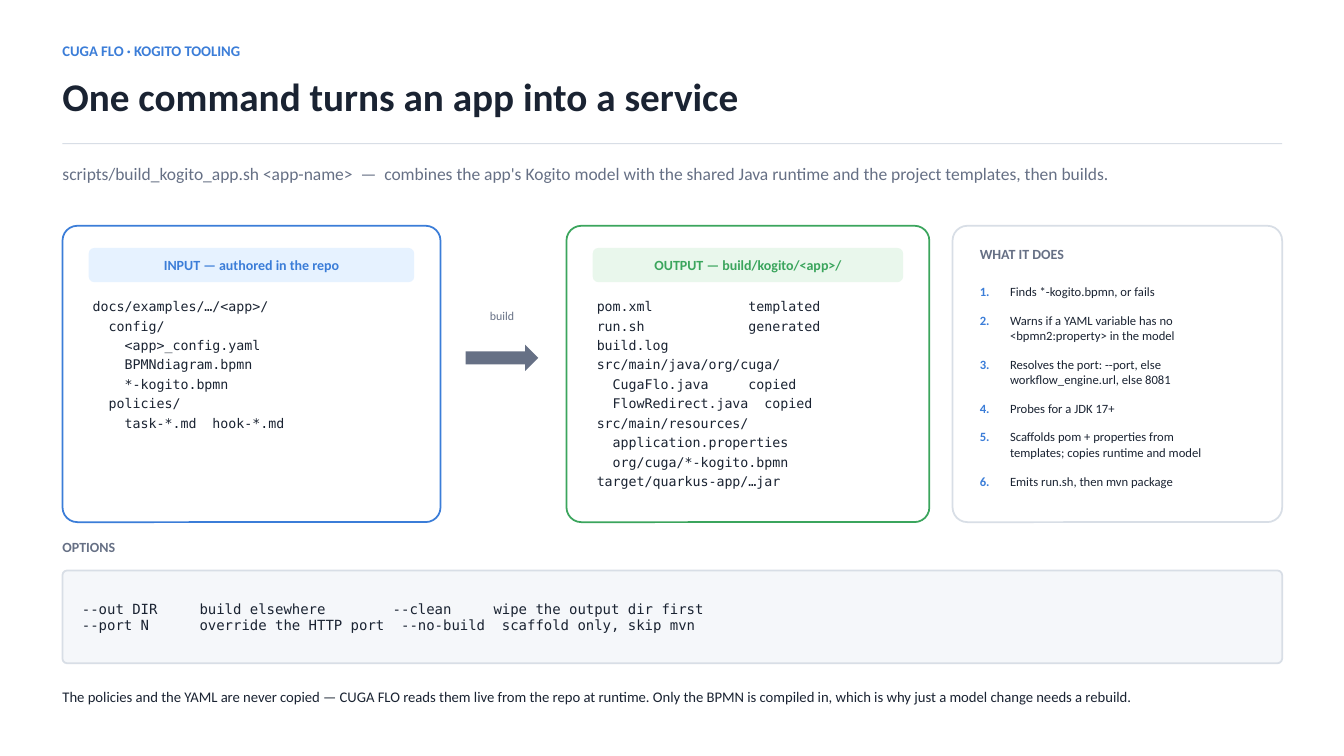
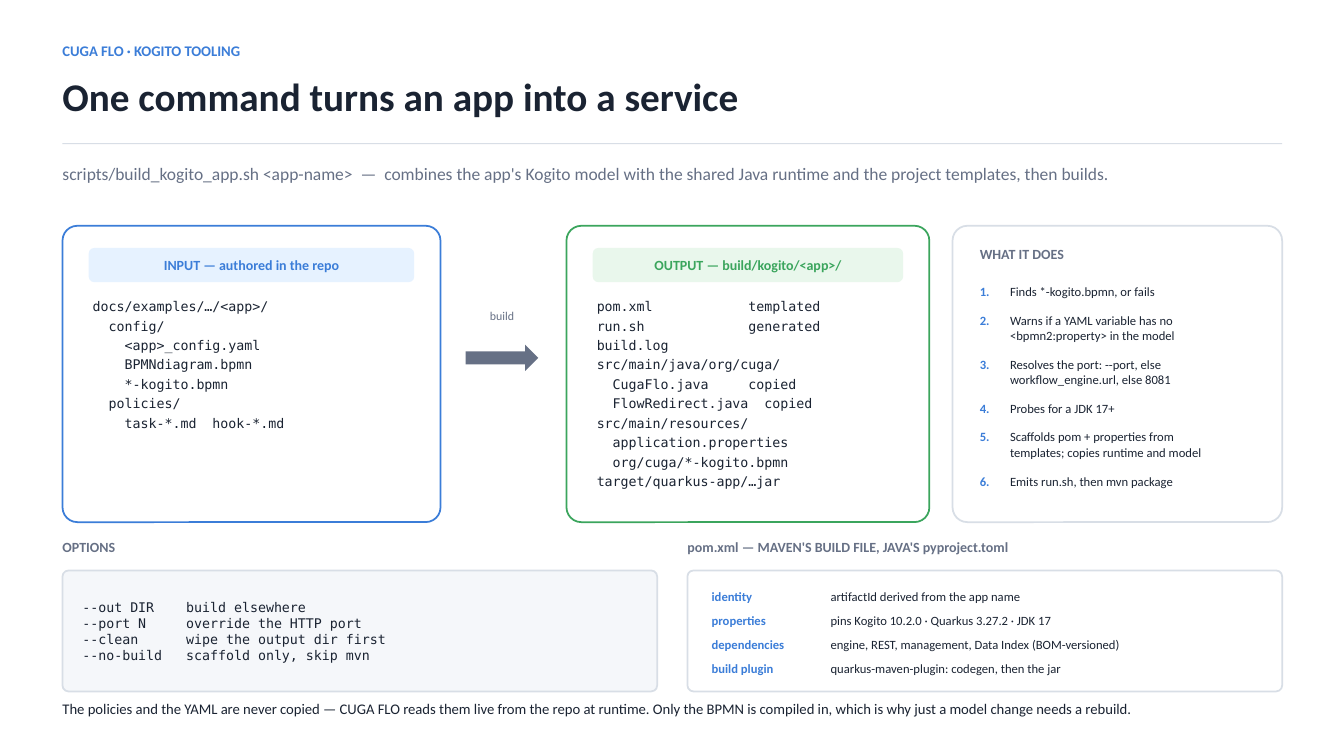
Before and after one commit to cuga-project/cuga-flo, a slide deck: slide 3 of docs/diagrams/cuga-flo-kogito-integration.pptx. Drawn at 1344x756 pixels with LibreOffice and Linux fonts; fonts in the diff are those of the drawing. Boxes give left, top, right and bottom in pixels: in the first picture for what was removed or moved away, otherwise in the second. Text is boxed around its words. In the diff, an @@ line names an element or a change of style, - is before the commit and + after.

```diff
--- a/docs/diagrams/cuga-flo-kogito-integration.pptx
+++ b/docs/diagrams/cuga-flo-kogito-integration.pptx
@@ text added at bbox=[687, 542, 1008, 555], 10 pt, text #667085, bold @@
+pom.xml — MAVEN'S BUILD FILE, JAVA'S pyproject.toml
@@ rounded rectangle "--out DIR build elsewhere": place and size @@
-rounded rectangle "--out DIR build elsewhere" at bbox=[63, 571, 1282, 663]
+rounded rectangle "--out DIR build elsewhere" at bbox=[63, 571, 657, 692]
@@ rounded rectangle added at bbox=[688, 571, 1282, 692], fill #FFFFFF, outline #D8DEE6 1.25 pt @@
@@ text added at bbox=[712, 592, 753, 603], 9 pt, text #3B7DD8, bold @@
+identity
@@ text added at bbox=[831, 592, 1020, 603], 9 pt, text #1A2332 @@
+artifactId derived from the app name
@@ text in rounded rectangle at bbox=[82, 602, 386, 663]: text changed; size 10 to 9.5 pt @@
---out DIR build elsewhere --clean wipe the output dir first
---port N override the HTTP port --no-build scaffold only, skip mvn
+--out DIR build elsewhere
+--port N override the HTTP port
+--clean wipe the output dir first
+--no-build scaffold only, skip mvn
@@ text added at bbox=[712, 616, 766, 627], 9 pt, text #3B7DD8, bold @@
+properties
@@ text added at bbox=[831, 616, 1051, 627], 9 pt, text #1A2332 @@
+pins Kogito 10.2.0 · Quarkus 3.27.2 · JDK 17
@@ text added at bbox=[712, 640, 785, 651], 9 pt, text #3B7DD8, bold @@
+dependencies
@@ text added at bbox=[831, 640, 1119, 651], 9 pt, text #1A2332 @@
+engine, REST, management, Data Index (BOM-versioned)
@@ text added at bbox=[712, 664, 773, 675], 9 pt, text #3B7DD8, bold @@
+build plugin
@@ text added at bbox=[831, 664, 1060, 675], 9 pt, text #1A2332 @@
+quarkus-maven-plugin: codegen, then the jar
@@ text "The policies and the YAML ...": place and size @@
-text "The policies and the YAML ..." at bbox=[62, 691, 1131, 705]
+text "The policies and the YAML ..." at bbox=[62, 703, 1131, 717]
```
